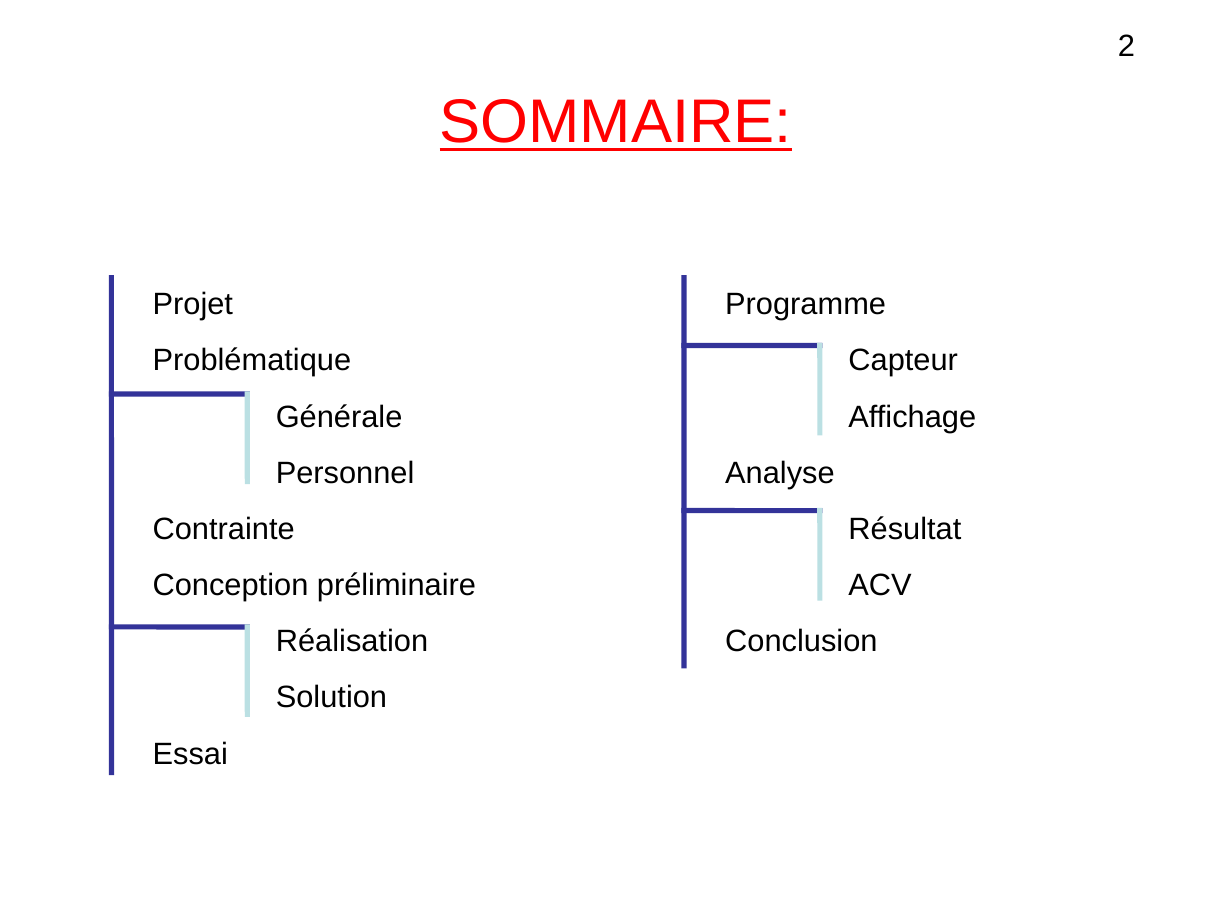
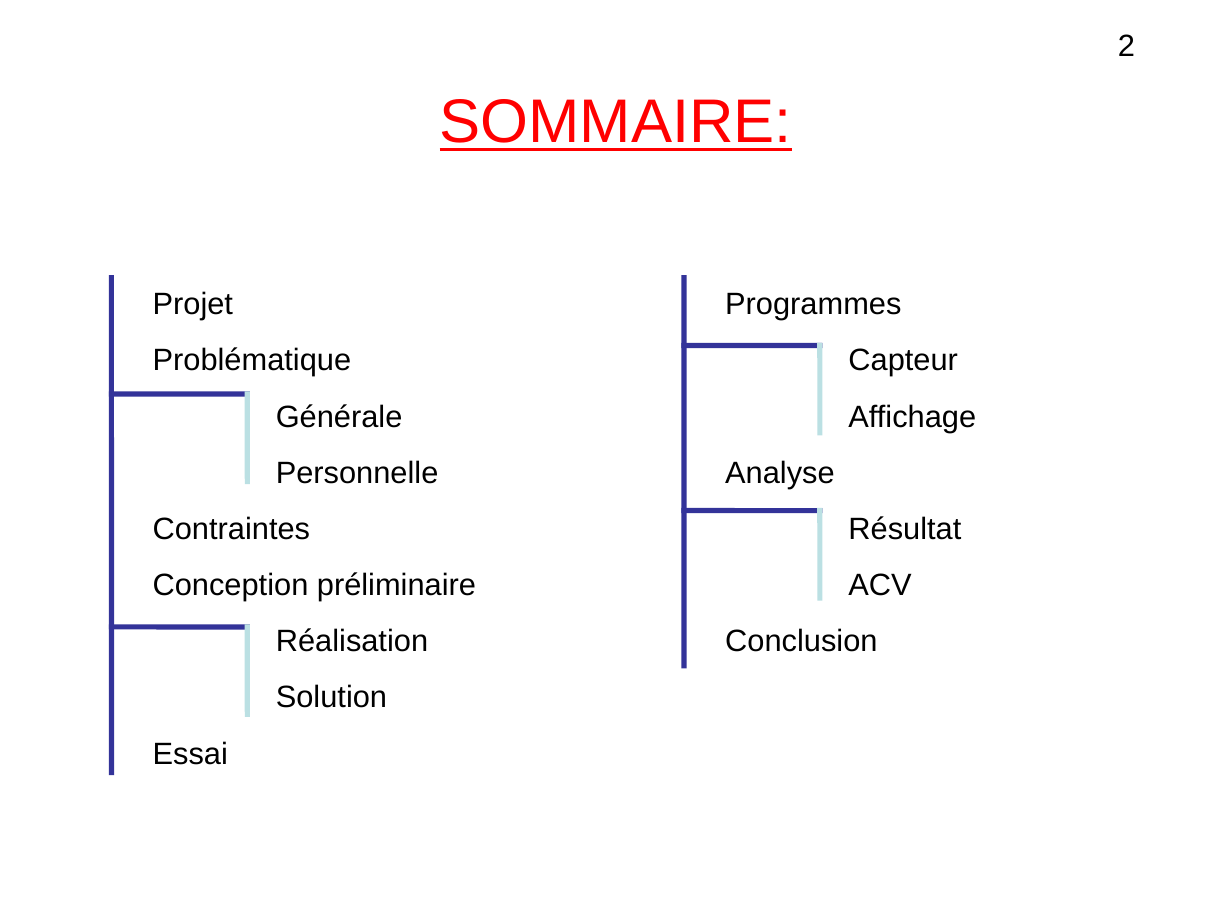
Before and after one commit to lesliesam96/Projet-STI2D, a slide deck: slide 2 of hugo/diapo_R2.odp. Drawn at 1232x924 pixels with LibreOffice and Linux fonts; fonts in the diff are those of the drawing. Boxes give left, top, right and bottom in pixels: in the first picture for what was removed or moved away, otherwise in the second. Text is boxed around its words. In the diff, an @@ line names an element or a change of style, - is before the commit and + after.

```diff
--- a/hugo/diapo_R2.odp
+++ b/hugo/diapo_R2.odp
@@ text at box(725, 292, 901, 320): text changed @@
-Programme
+Programmes
@@ text at box(153, 460, 439, 540): text changed @@
-Personnel
-Contrainte
+Personnelle
+Contraintes
```
Also in this commit, not shown: 9 other slides changed.
